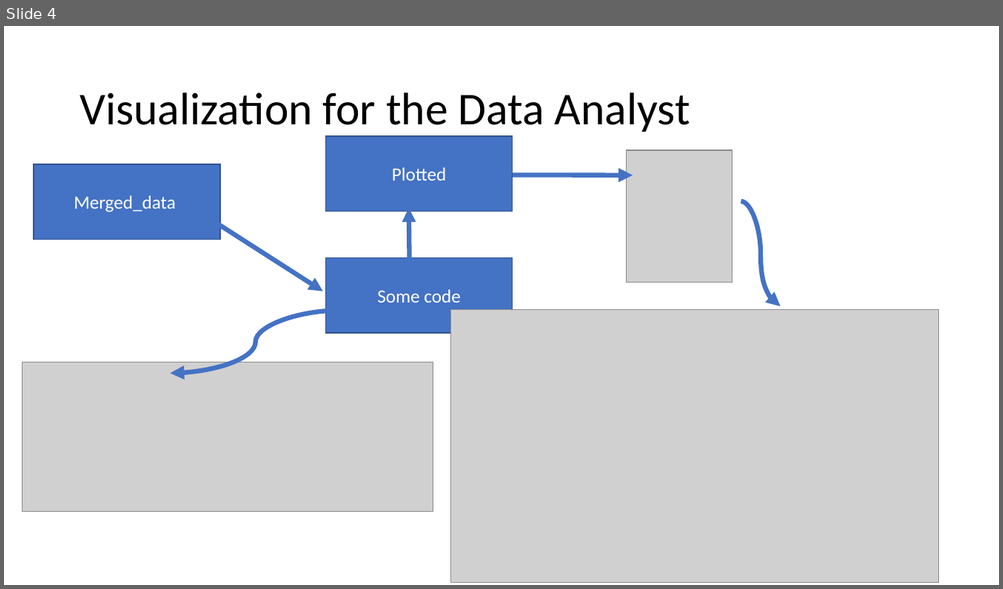
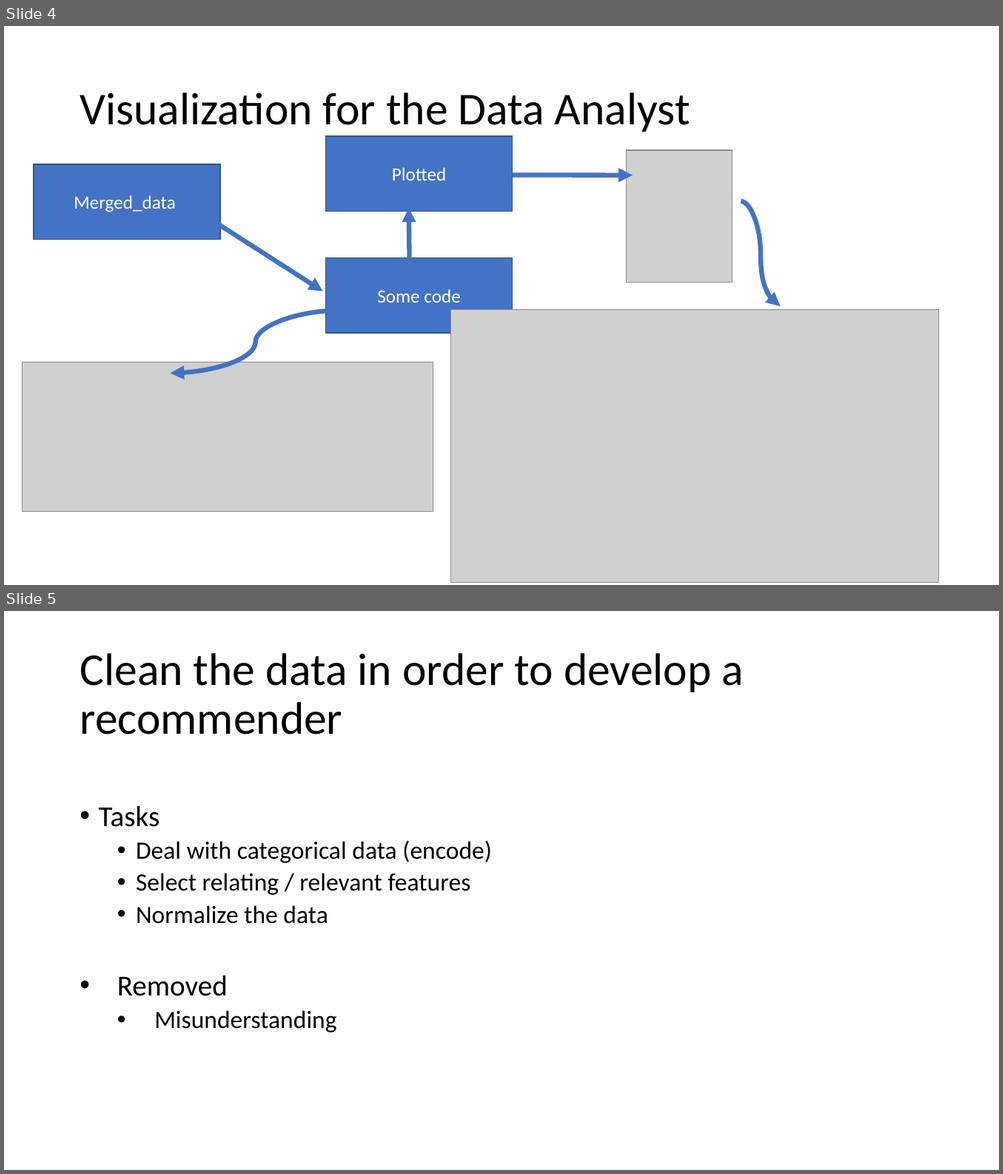
Before and after one commit to maciejkula/spotlight, a slide deck: presentation/Demo Sprint 1.pptx. Shown one above the other, each under a label of ours: slide 4 before the commit, slides 4 and 5 after it. The pictures are 1003x589 and 1003x1174 pixels, drawn with LibreOffice and Linux fonts; fonts in the diff are those of the drawing; grey boxes stand for pictures. Boxes give left, top, right and bottom in pixels: in the first picture for what was removed or moved away, otherwise in the second. Text is boxed around its words. In the diff, an @@ line names an element or a change of style, - is before the commit and + after.

```diff
--- a/presentation/Demo Sprint 1.pptx
+++ b/presentation/Demo Sprint 1.pptx
@@ slide 5 added at [4,611,999,1170], background #FFFFFF @@
@@ title added at [79,653,743,735], 44 pt, text #000000 @@
+Clean the data in order to develop a recommender
@@ text added at [99,806,492,1033], 24 pt, text #000000 @@
+• Tasks
+  • Deal with categorical data (encode)
+  • Select relating / relevant features
+  • Normalize the data
+• Removed
+  • Misunderstanding
```
Also in this commit, not shown: 1 other slide added, 1 other file.
